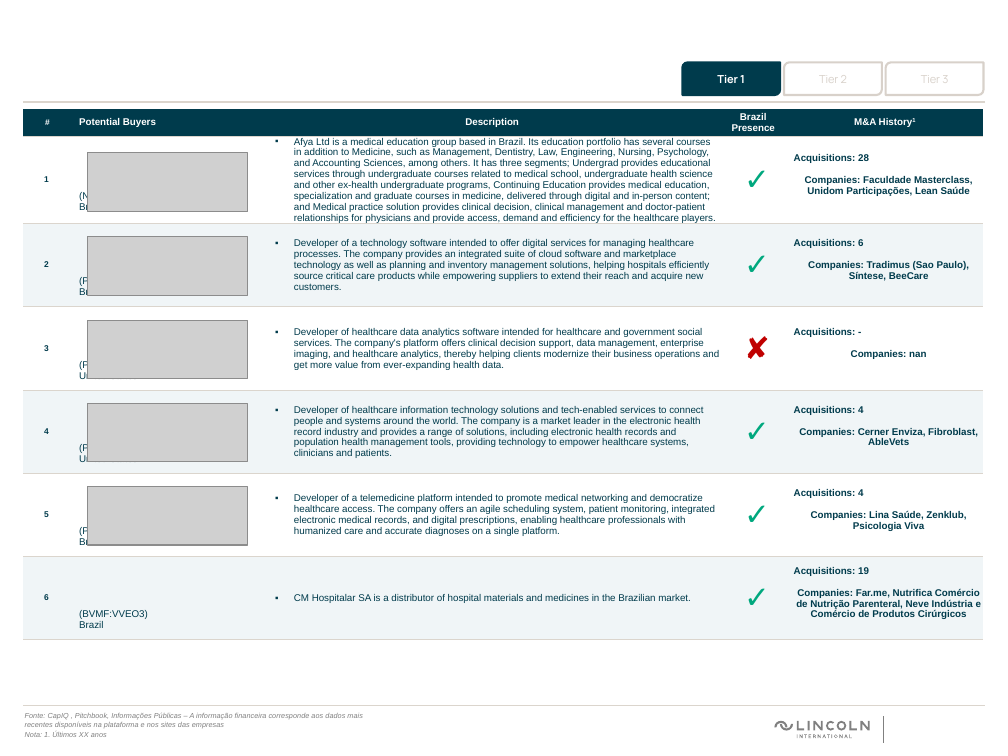
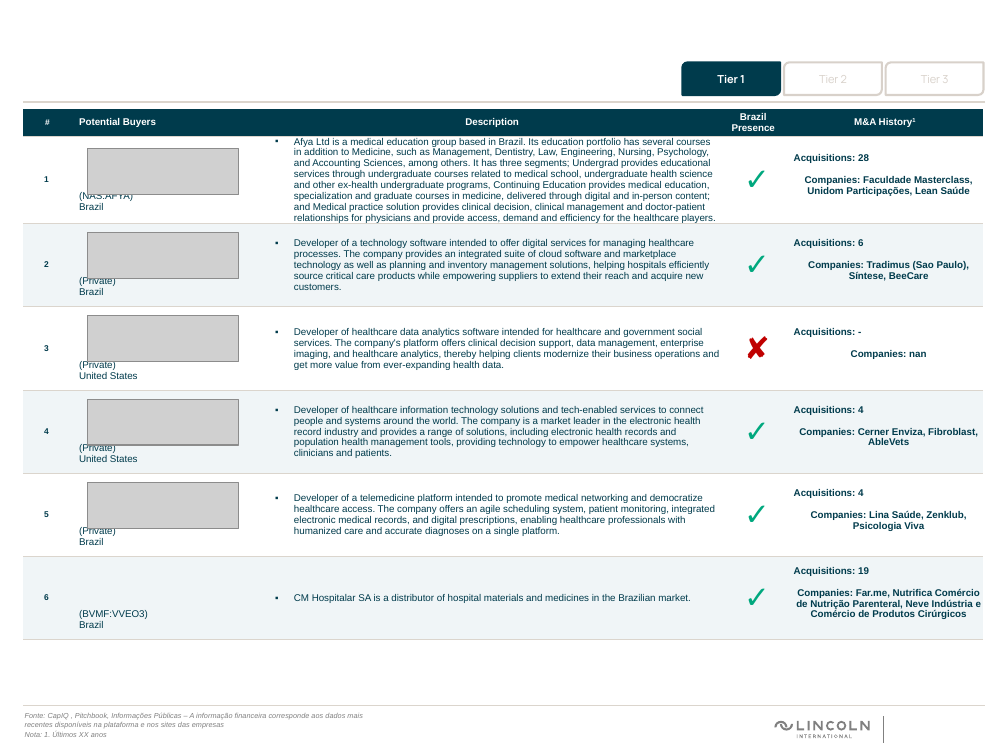
Before and after one commit to gabrielgreisen/IB-pptx-opt-linc, a slide deck: slide 3 of buyers_presentation.pptx. Drawn at 1008x756 pixels with LibreOffice and Linux fonts; fonts in the diff are those of the drawing; grey boxes stand for pictures; background and template pictures are left out. Boxes give left, top, right and bottom in pixels: in the first picture for what was removed or moved away, otherwise in the second. Text is boxed around its words. In the diff, an @@ line names an element or a change of style, - is before the commit and + after.

```diff
--- a/buyers_presentation.pptx
+++ b/buyers_presentation.pptx
@@ picture: place and size @@
-picture at box(88, 153, 247, 212)
+picture at box(88, 149, 239, 196)
@@ picture: place and size @@
-picture at box(88, 237, 247, 295)
+picture at box(88, 233, 239, 278)
@@ picture: place and size @@
-picture at box(88, 321, 247, 379)
+picture at box(88, 316, 239, 361)
@@ picture: place and size @@
-picture at box(88, 403, 247, 462)
+picture at box(88, 399, 239, 445)
@@ picture: place and size @@
-picture at box(88, 487, 247, 545)
+picture at box(88, 483, 239, 528)
```
Also in this commit, not shown: 1 other slide changed, 2 other files.
